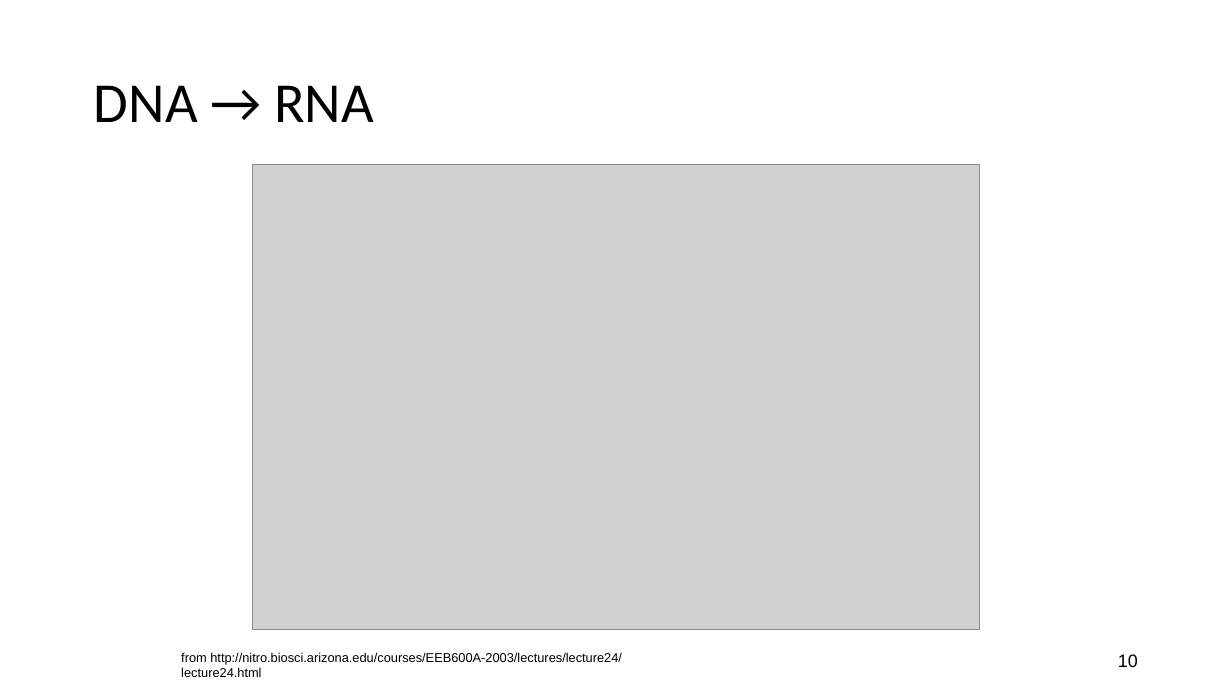
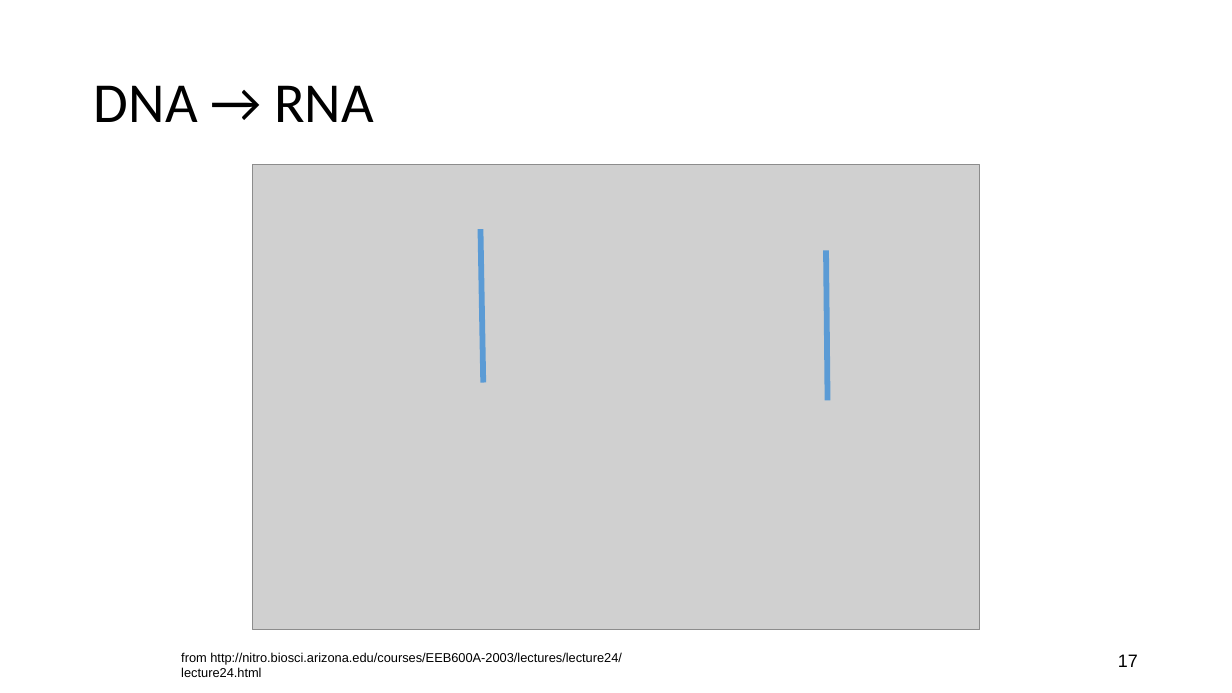
Before and after one commit to RyanCCJ/2022_Lab_Training, a slide deck: slide 17 of Homework/2022年暑期新生訓練成果project.pptx (slide 10 before the commit). Drawn at 1232x693 pixels with LibreOffice and Linux fonts; fonts in the diff are those of the drawing; grey boxes stand for pictures. Boxes give left, top, right and bottom in pixels: in the first picture for what was removed or moved away, otherwise in the second. Text is boxed around its words. In the diff, an @@ line names an element or a change of style, - is before the commit and + after.

```diff
--- a/Homework/2022年暑期新生訓練成果project.pptx
+++ b/Homework/2022年暑期新生訓練成果project.pptx
@@ line added from (481, 229) to (483, 383), #5B9BD5 4.5 pt @@
@@ line added from (826, 250) to (828, 400), #5B9BD5 4.5 pt @@
@@ page number at bbox=[1118, 654, 1138, 667]: text changed @@
-10
+17
```
Also in this commit, not shown: 3 other slides changed, 7 slides added.
